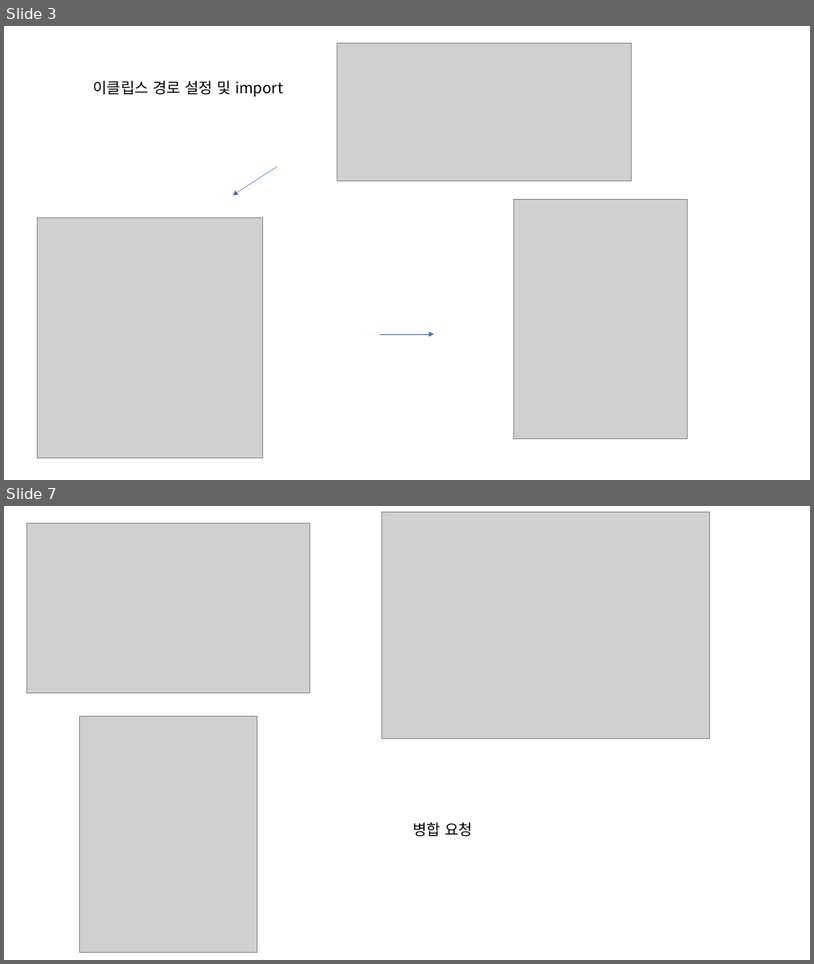
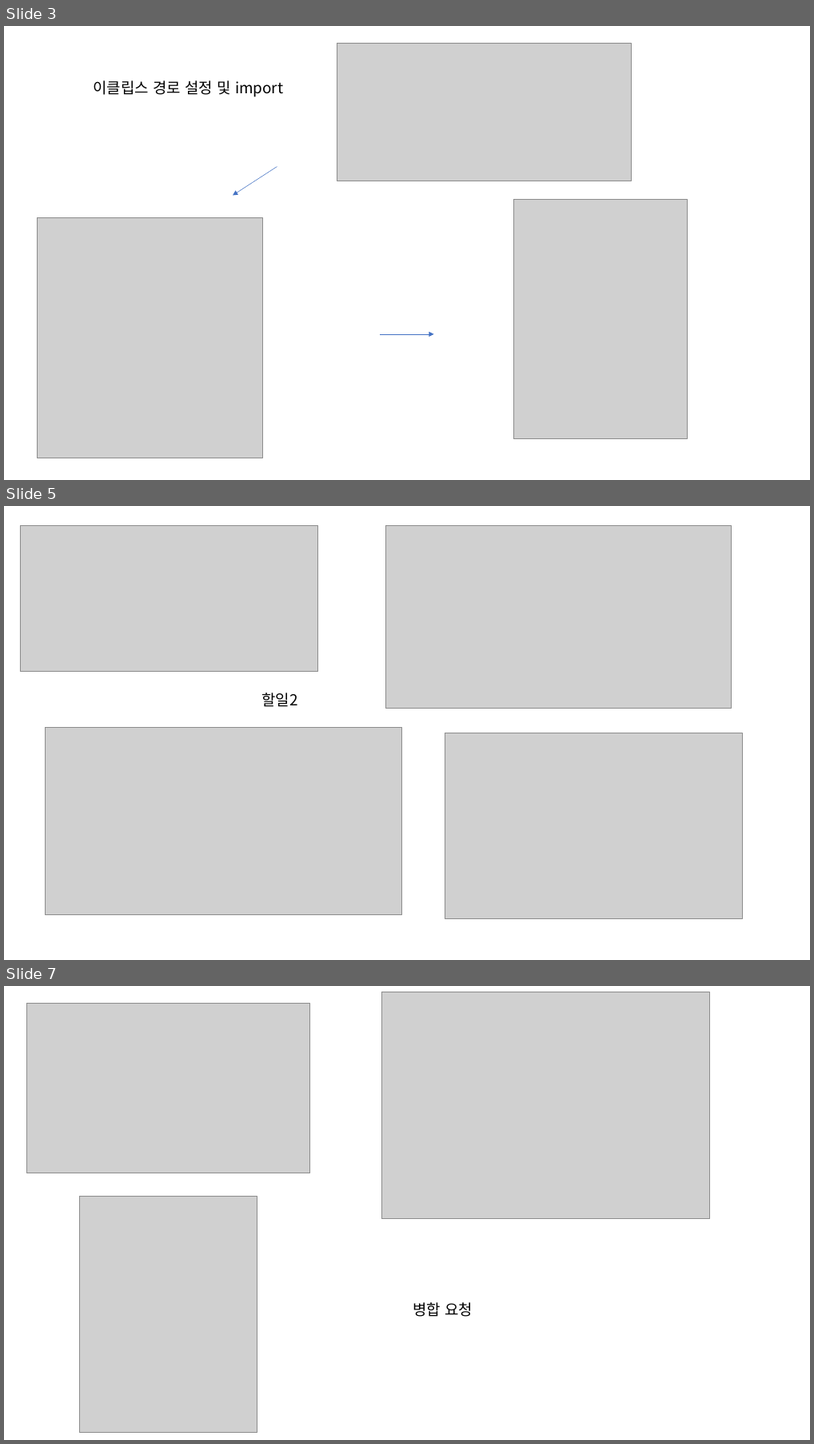
Before and after one commit to parkhyeonggyu15/Exam, a slide deck: 개발환경 운영지원 평가/git작업(조원 박형규).pptx. Shown one above the other, each under a label of ours: slides 3 and 7 before the commit, slides 3, 5 and 7 after it; the slides between them are not shown. The pictures are 814x964 and 814x1444 pixels, drawn with LibreOffice and Linux fonts; fonts in the diff are those of the drawing; grey boxes stand for pictures. Boxes give left, top, right and bottom in pixels: in the first picture for what was removed or moved away, otherwise in the second. Text is boxed around its words. In the diff, an @@ line names an element or a change of style, - is before the commit and + after.

```diff
--- a/개발환경 운영지원 평가/git작업(조원 박형규).pptx
+++ b/개발환경 운영지원 평가/git작업(조원 박형규).pptx
@@ slide 5 added at box(4, 506, 810, 960), background #FFFFFF @@
@@ picture added at box(20, 525, 318, 671) @@
@@ picture added at box(386, 525, 732, 708) @@
@@ text added at box(262, 692, 298, 707), 18 pt, text #000000 @@
+할일2
@@ picture added at box(45, 728, 402, 914) @@
@@ picture added at box(445, 733, 742, 918) @@
```
Also in this commit, not shown: 2 slides changed, 2 other slides added, 3 slides removed, 1 other file.
